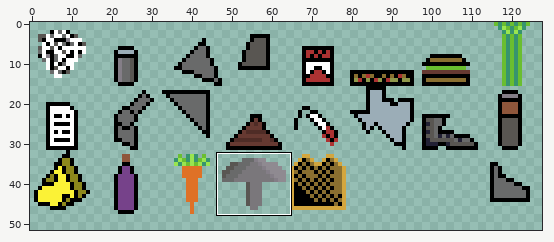
One commit to this sprite sheet: Sprites/Map_Parts/MP-80-Junk.png. The picture above shows the old version from afar; the outline marks the close-up.
Close-up. Before the edit:
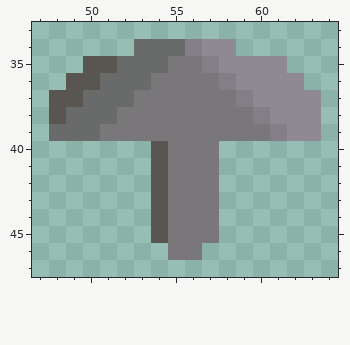
The file is 128x64 pixels. Colours within 5 levels of each other are drawn and written as one. Shown: x 47..64, y 33..47. The wide view leaves out empty margins. The commit also changed other parts of the picture, which this record leaves out.
Once edited:
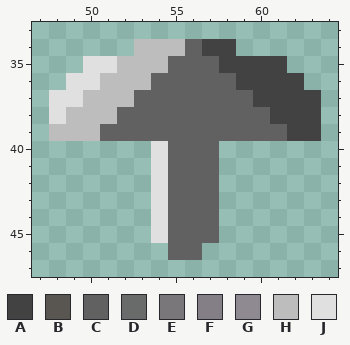
Palette (. is transparent): A #424242  B #595652  C #616161  D #696a6a  E #7a777b  F #847e87  G #8f8a91  H #bdbdbd  J #e0e0e0
What changed:
Changed rows in their new state; - is an unchanged pixel.
first column x 48:
34 -----HHHCAA-----
35 --JJHHHCCCAAAA--
36 -JJHHHCCCCCAAAA-
37 JJHHHCCCCCCCAAAA
38 JHHHCCCCCCCCCAAA
39 HHHCCCCCCCCCCCAA
40 ------JCCC------
41 ------JCCC------
42 ------JCCC------
43 ------JCCC------
44 ------JCCC------
45 ------JCCC------
46 -------CC-------
Boxes around the changes in both close-ups, in picture pixels (x1, y1, x2, y2):
changed: (49, 39, 321, 260)
